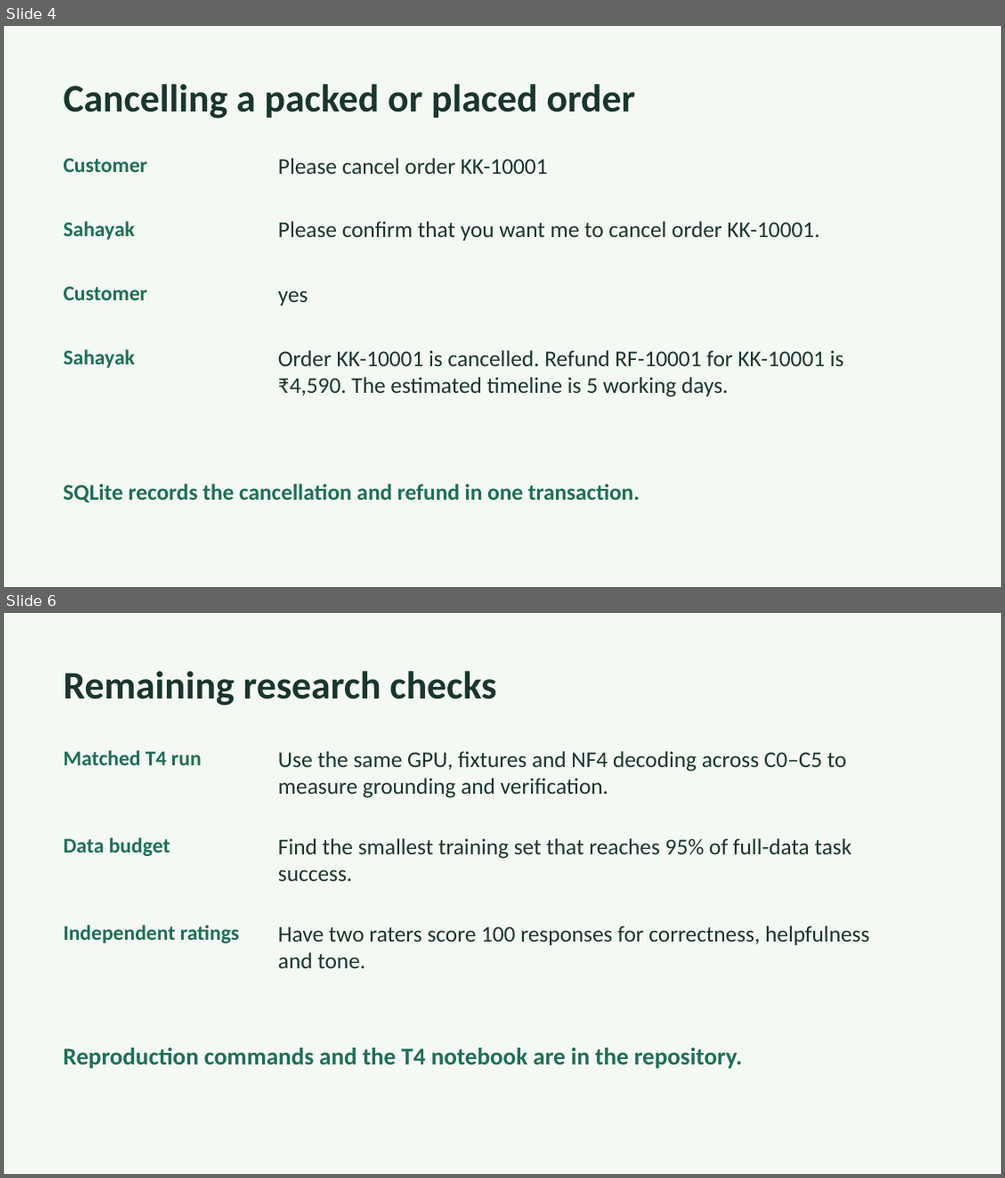
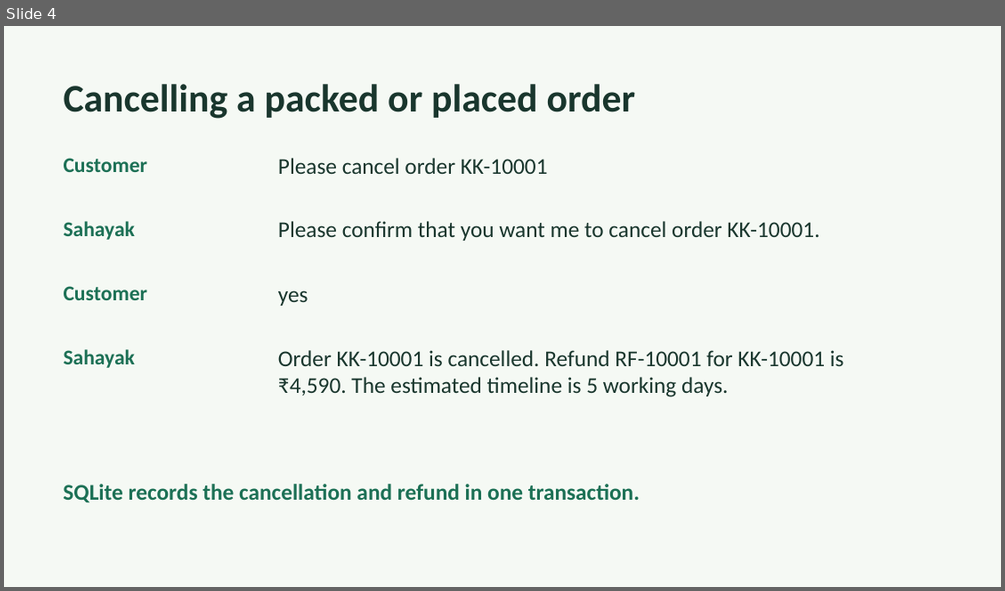
Before and after one commit to AryanMedigeri08/qwen-finetuning, a slide deck: reports/SahayakLLM-demo.pptx. Shown one above the other, each under a label of ours: slides 4 and 6 before the commit, slide 4 after it; the slides between them are not shown. The pictures are 1005x1178 and 1005x591 pixels, drawn with LibreOffice and Linux fonts; fonts in the diff are those of the drawing. Boxes give left, top, right and bottom in pixels: in the first picture for what was removed or moved away, otherwise in the second. Text is boxed around its words. In the diff, an @@ line names an element or a change of style, - is before the commit and + after.

Commit message:
Publish exploratory rating agreement and updated report

```diff
--- a/reports/SahayakLLM-demo.pptx
+++ b/reports/SahayakLLM-demo.pptx
@@ slide 6 removed at [4, 613, 1001, 1174], background #F5F9F4 @@
@@ text removed at [64, 671, 496, 706] @@
-Remaining research checks
@@ text removed at [64, 750, 202, 765] @@
-Matched T4 run
@@ text removed at [278, 751, 847, 798] @@
-Use the same GPU, fixtures and NF4 decoding across C0–C5 to measure grounding and verification.
@@ text removed at [64, 837, 170, 856] @@
-Data budget
@@ text removed at [278, 838, 852, 881] @@
-Find the smallest training set that reaches 95% of full-data task success.
@@ text removed at [64, 925, 239, 943] @@
-Independent ratings
@@ text removed at [278, 925, 869, 968] @@
-Have two raters score 100 responses for correctness, helpfulness and tone.
@@ text removed at [63, 1047, 742, 1069] @@
-Reproduction commands and the T4 notebook are in the repository.
```
Also in this commit, not shown: 1 slide changed, 1 slide added, 6 other files.
